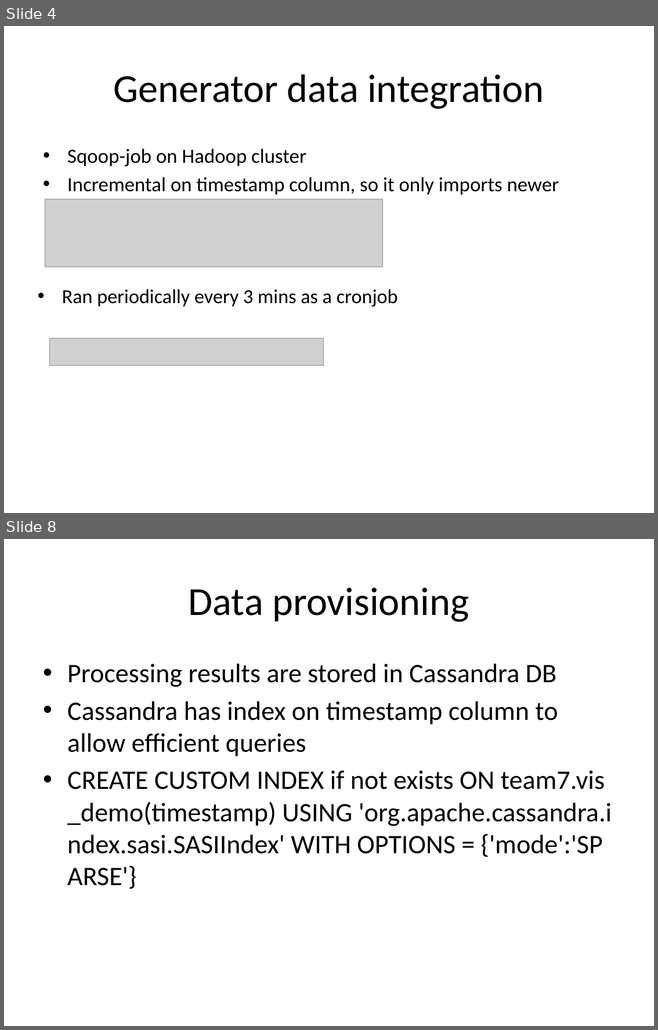
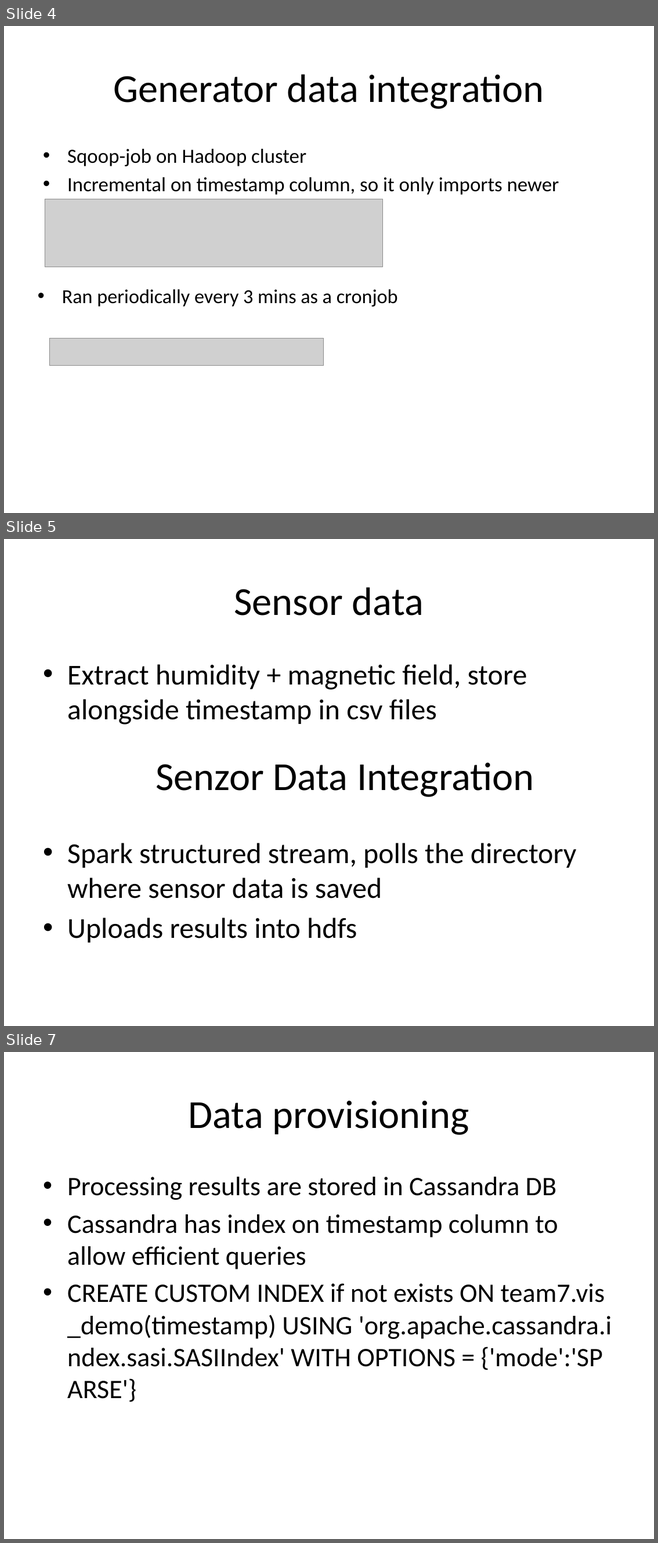
Before and after one commit to StefanSebastian/BigDataProject, a slide deck: Docs/Presentation.pptx. Shown one above the other, each under a label of ours: slides 4 and 8 before the commit, slides 4, 5 and 7 after it; the slides between them are not shown. The pictures are 658x1030 and 658x1543 pixels, drawn with LibreOffice and Linux fonts; fonts in the diff are those of the drawing; grey boxes stand for pictures. Boxes give left, top, right and bottom in pixels: in the first picture for what was removed or moved away, otherwise in the second. Text is boxed around its words. In the diff, an @@ line names an element or a change of style, - is before the commit and + after.

```diff
--- a/Docs/Presentation.pptx
+++ b/Docs/Presentation.pptx
@@ slide 5 added at (4,539,654,1026), background #FFFFFF @@
@@ title added at (234,587,423,616), 44 pt, text #000000 @@
+Sensor data
@@ text added at (67,664,527,725), 32 pt, text #000000 @@
+• Extract humidity + magnetic field, store alongside timestamp in csv files
@@ text added at (155,762,534,797), 44 pt, text #000000 @@
+Senzor Data Integration
@@ text added at (67,843,576,943), 32 pt, text #000000 @@
+• Spark structured stream, polls the directory where sensor data is saved
+• Uploads results into hdfs
@@ what was slide 8 is now slide 7 @@
```
Also in this commit, not shown: 2 slides changed, 2 slides removed.
